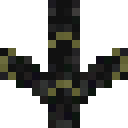
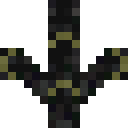
The second 128px x 128px image is a revision of the first. Changes to its layers:
painted on "Ebene #1" over [16,48,24,88]
painted on "Hintergrund-Kopie" over [104,48,112,88]
